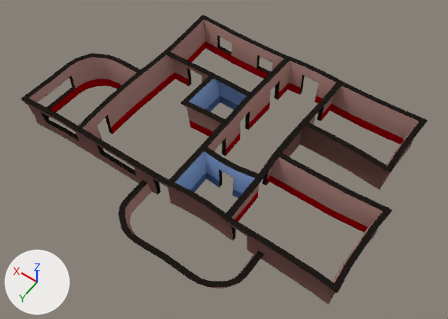
Two versions of the Blender file building.blend, one commit apart.
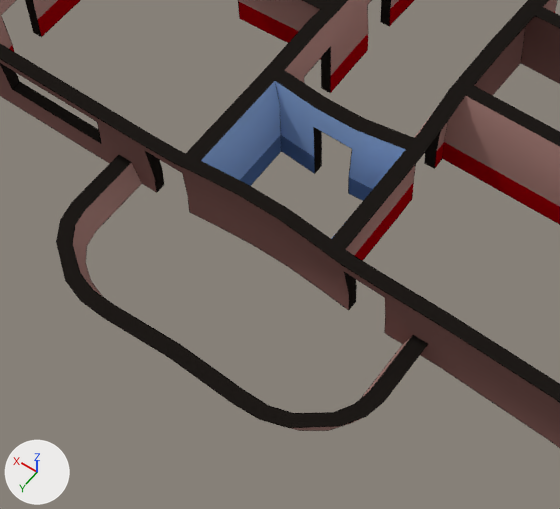
Each version appears first whole from a 50 mm lens placed at (-20.1, 29.7, 44.2), pointed at (-0.3, 1.9, 0.7), and next in a close-up on the part from 21% to 70% of the width and 37% to 100% of the height. The axes (+X, +Y, +Z) are drawn at lower left. The lights are the same throughout. The same objects are shown in both versions, whatever each file hides.

Objects in the first close-up: 'building', 'building.003'.
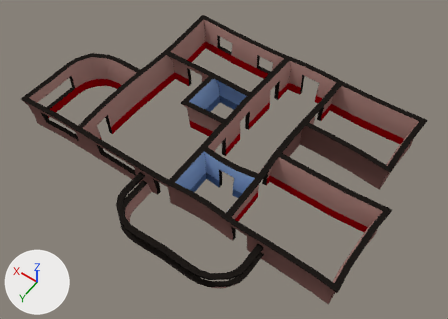
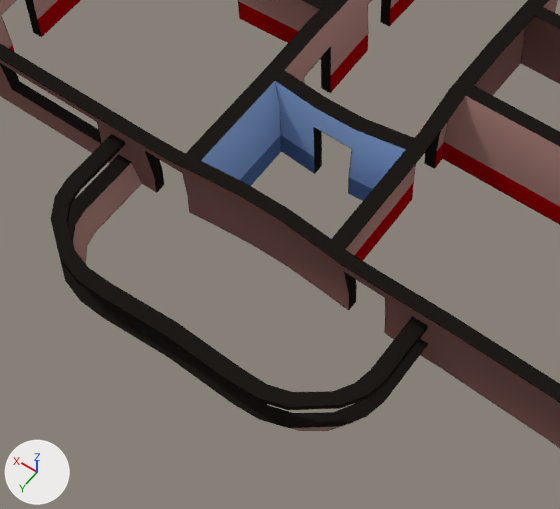
Edits to the bpy script that builds the scene:
```text
Change me_walls:
    used by ob_building; location = (0.0, 0.0, 0.0)
    remove me_walls.from_pydata(...)  # 908 vertices, 938 faces; spans x -15.2..17.4, y -10.3..13.1, z 0.0..3.4
    add me_walls.from_pydata(...)  # 968 vertices, 996 faces; spans x -15.2..17.4, y -10.3..13.1, z 0.0..3.4
    me_walls part 1: a new loose piece of 60 vertices spanning x -8.5..4.0, y 8.0..13.1, z 2.1..2.3, in mat_bw (black #1f1b18)
```

Boxes [x1, y1, x2, y2] around the edits, measured in the close-ups (560 x 509 px):
part 1 of me_walls, added (black)
    after: [51, 134, 428, 410]
